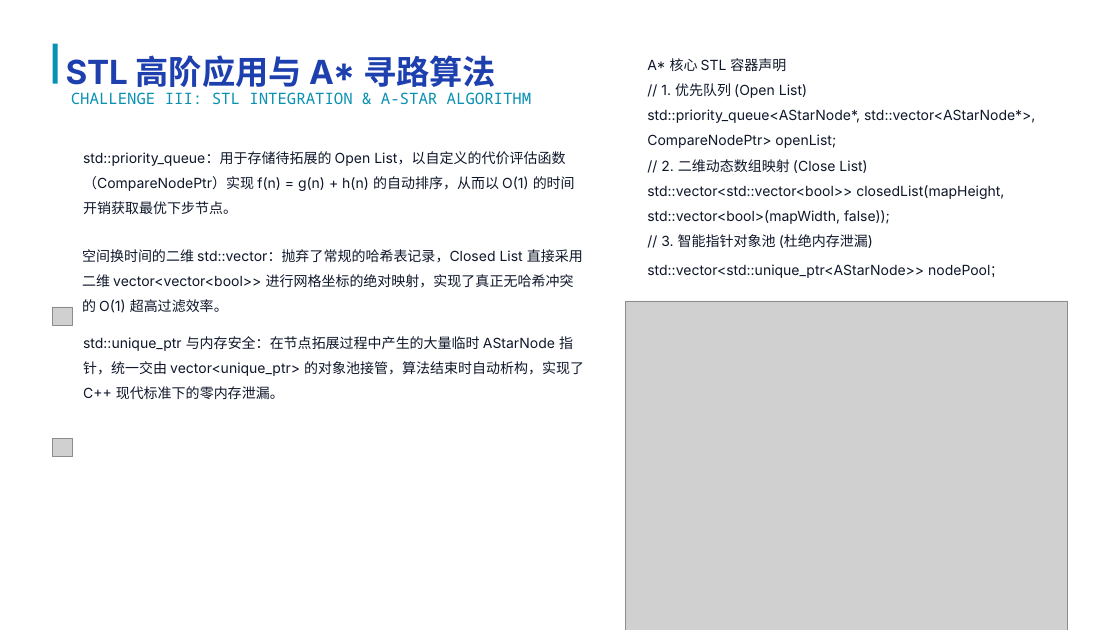
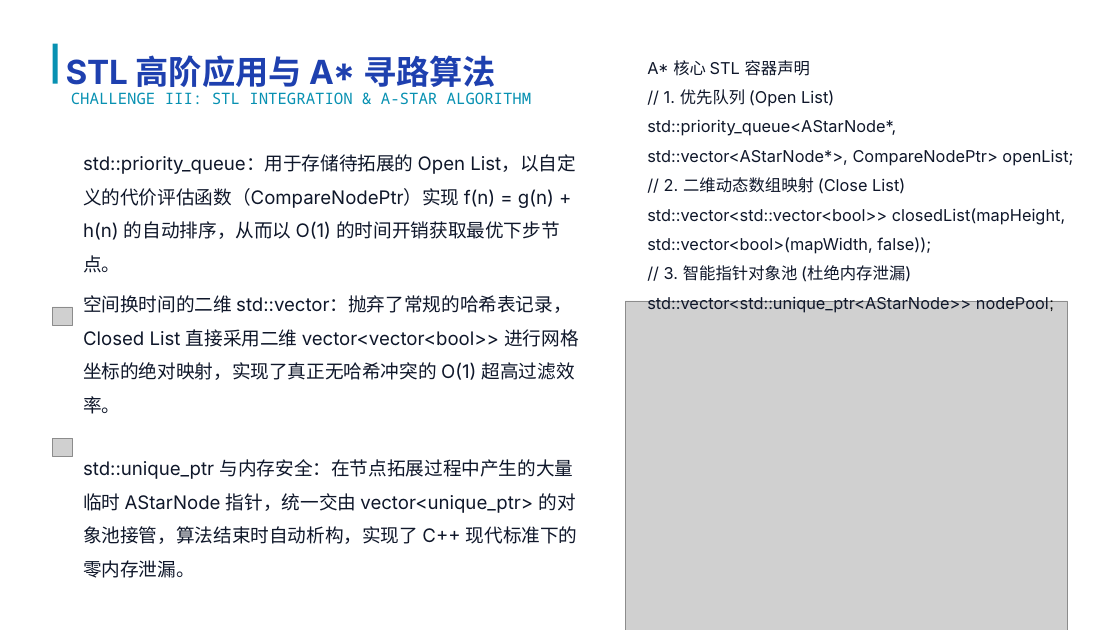
Before and after one commit to luqie0106/CampusRPG_Simultaneously, a slide deck: slide 11 of 校园RPG：大学生存物语项目答辩.pptx. Drawn at 1120x630 pixels with LibreOffice and Linux fonts; fonts in the diff are those of the drawing; grey boxes stand for pictures; background and template pictures are left out. Boxes give left, top, right and bottom in pixels: in the first picture for what was removed or moved away, otherwise in the second. Text is boxed around its words. In the diff, an @@ line names an element or a change of style, - is before the commit and + after.

```diff
--- a/校园RPG：大学生存物语项目答辩.pptx
+++ b/校园RPG：大学生存物语项目答辩.pptx
@@ text "A* 核心 STL 容器声明" at (647,60,1073,313): size 12 to 14 pt @@
@@ text "空间换时间的二维 std::vector：抛弃了常规的哈希表记录，Closed List 直接采用二维 vector<v ...": place and size @@
-text "空间换时间的二维 std::vector：抛弃了常规的哈希表记录，Closed List 直接采用二维 vector<v ..." at (82,249,583,313)
+text "空间换时间的二维 std::vector：抛弃了常规的哈希表记录，Closed List 直接采用二维 vector<v ..." at (83,295,578,414)
@@ size 12 to 16 pt in 3 elements at (83,154,576,240), (83,295,578,414), (83,459,578,578) @@
@@ text "std::unique_ptr 与内存安全：在节点拓展过程中产生的大量临时 AStarNode 指针，统一交由 vect ...": place and size @@
-text "std::unique_ptr 与内存安全：在节点拓展过程中产生的大量临时 AStarNode 指针，统一交由 vect ..." at (83,336,584,399)
+text "std::unique_ptr 与内存安全：在节点拓展过程中产生的大量临时 AStarNode 指针，统一交由 vect ..." at (83,459,578,578)
```
Also in this commit, not shown: 12 other slides changed.
